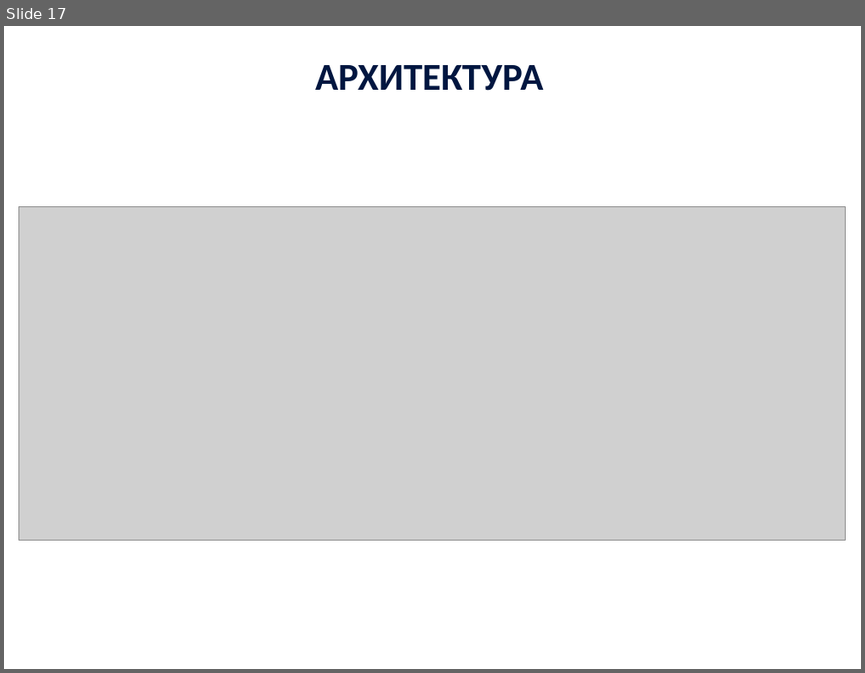
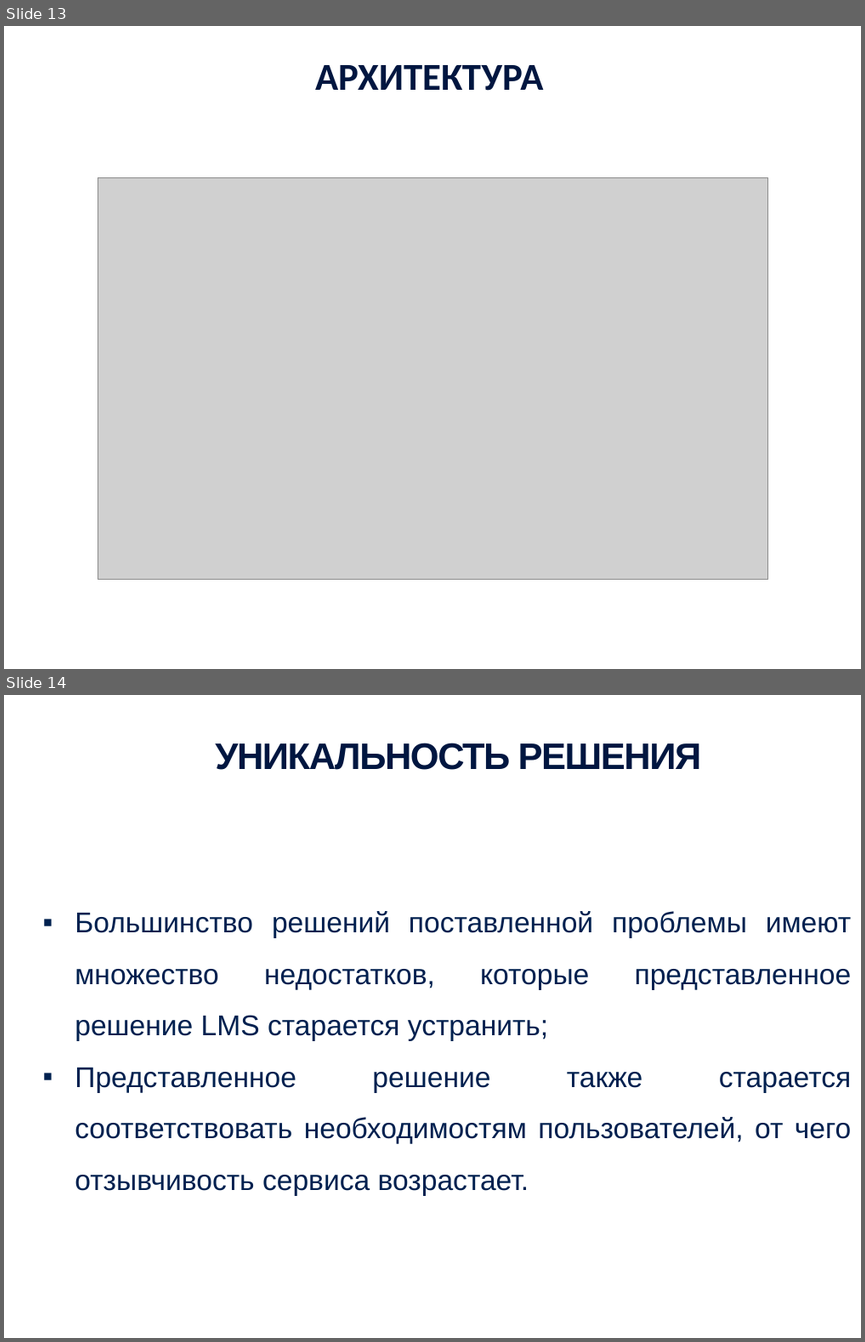
Before and after one commit to JaydenPears/LMS, a slide deck: Documentation/Чернов Владимир Презентация проектной работы.pptx. Shown one above the other, each under a label of ours: slide 17 before the commit, slides 13 and 14 after it. The pictures are 865x673 and 865x1342 pixels, drawn with LibreOffice and Linux fonts; fonts in the diff are those of the drawing; grey boxes stand for pictures; background and template pictures are left out. Boxes give left, top, right and bottom in pixels: in the first picture for what was removed or moved away, otherwise in the second. Text is boxed around its words. In the diff, an @@ line names an element or a change of style, - is before the commit and + after.

```diff
--- a/Documentation/Чернов Владимир Презентация проектной работы.pptx
+++ b/Documentation/Чернов Владимир Презентация проектной работы.pptx
@@ slide 14 added at (x1=4, y1=695, x2=861, y2=1338), background picture (left out) @@
@@ text added at (x1=215, y1=743, x2=702, y2=770), 31 pt, text #001640, bold @@
+УНИКАЛЬНОСТЬ РЕШЕНИЯ
@@ text added at (x1=75, y1=911, x2=851, y2=1196), 24 pt, text #00204F @@
+▪ Большинство решений поставленной проблемы имеют множество недостатков, которые представленное решение LMS старается устранить;
+▪ Представленное решение также старается соответствовать необходимостям пользователей, от чего отзывчивость сервиса возрастает.
@@ what was slide 17 is now slide 13 @@
@@ slide 13 changed as well @@
@@ picture resized from (x1=18, y1=207, x2=845, y2=540) to (x1=98, y1=177, x2=767, y2=578) @@
```
Also in this commit, not shown: 3 other slides changed, 12 other slides added, 24 slides removed, 4 other files.
